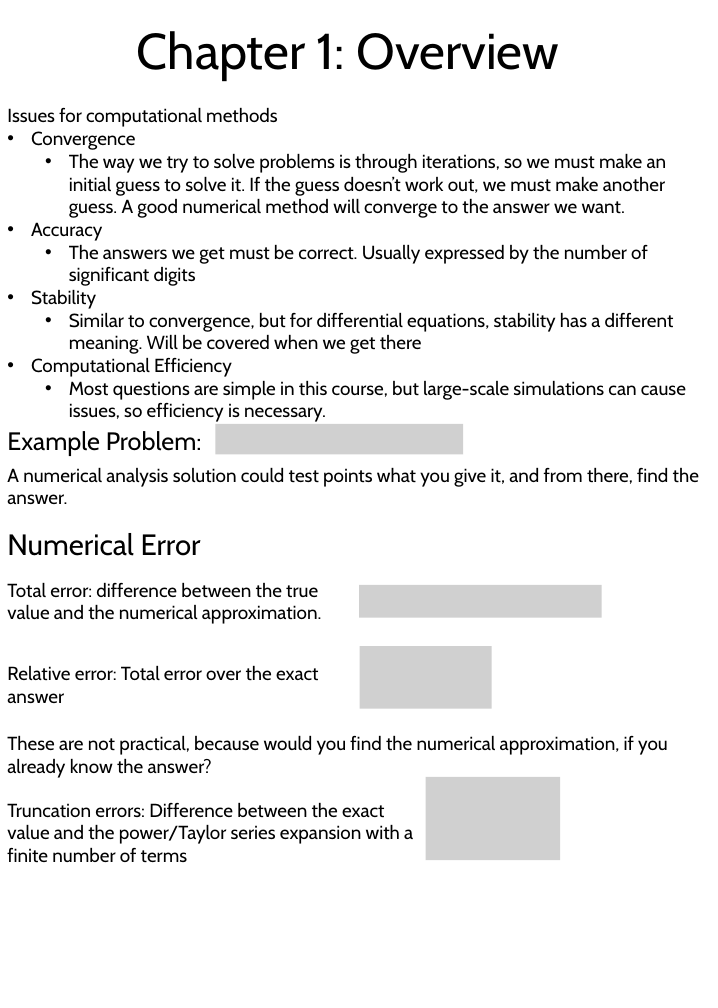
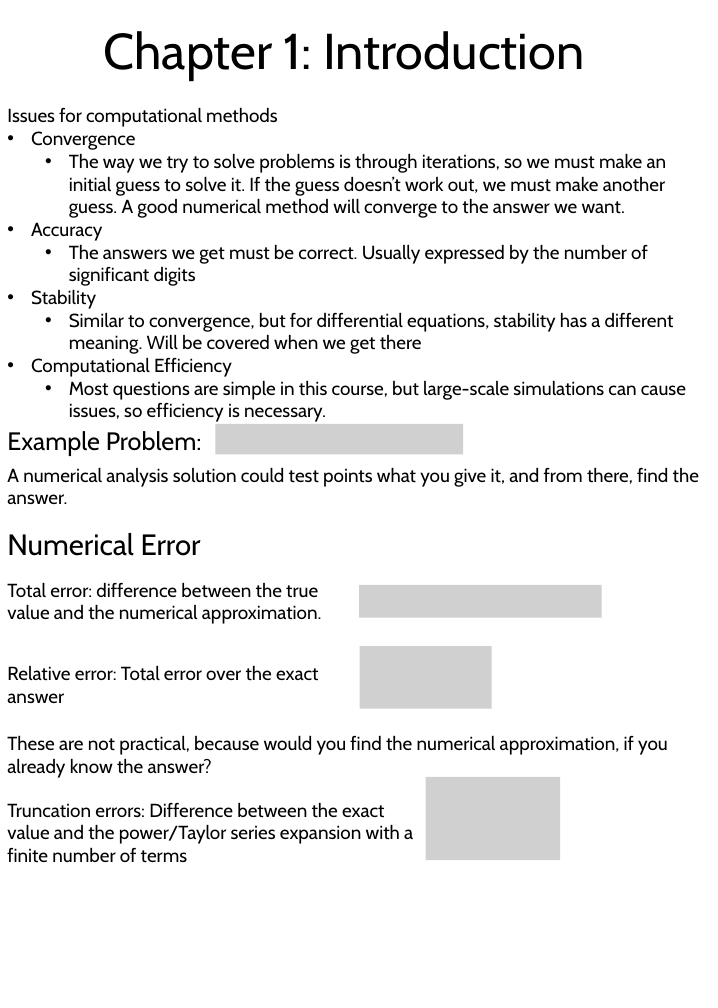
Before and after one commit to 1980s-Space-Guy/Fall24Classes, a slide deck: slide 3 of NumericalAnalysis.pptx. Drawn at 718x1008 pixels with LibreOffice and Linux fonts; fonts in the diff are those of the drawing; grey boxes stand for pictures. Boxes give left, top, right and bottom in pixels: in the first picture for what was removed or moved away, otherwise in the second. Text is boxed around its words. In the diff, an @@ line names an element or a change of style, - is before the commit and + after.

```diff
--- a/NumericalAnalysis.pptx
+++ b/NumericalAnalysis.pptx
@@ text at <box>104,31,584,80</box>: text changed @@
-Chapter 1: Overview
+Chapter 1: Introduction
```
Also in this commit, not shown: 2 other slides changed, 3 slides added, 2 other files.
